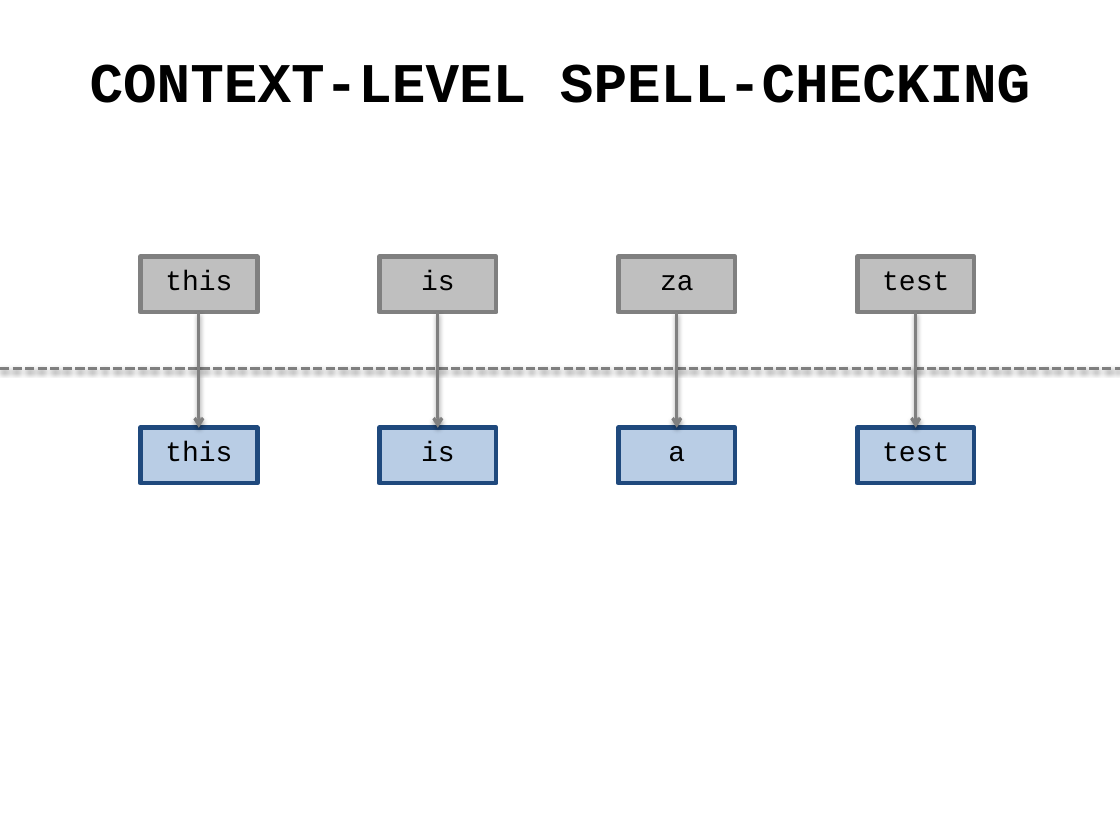
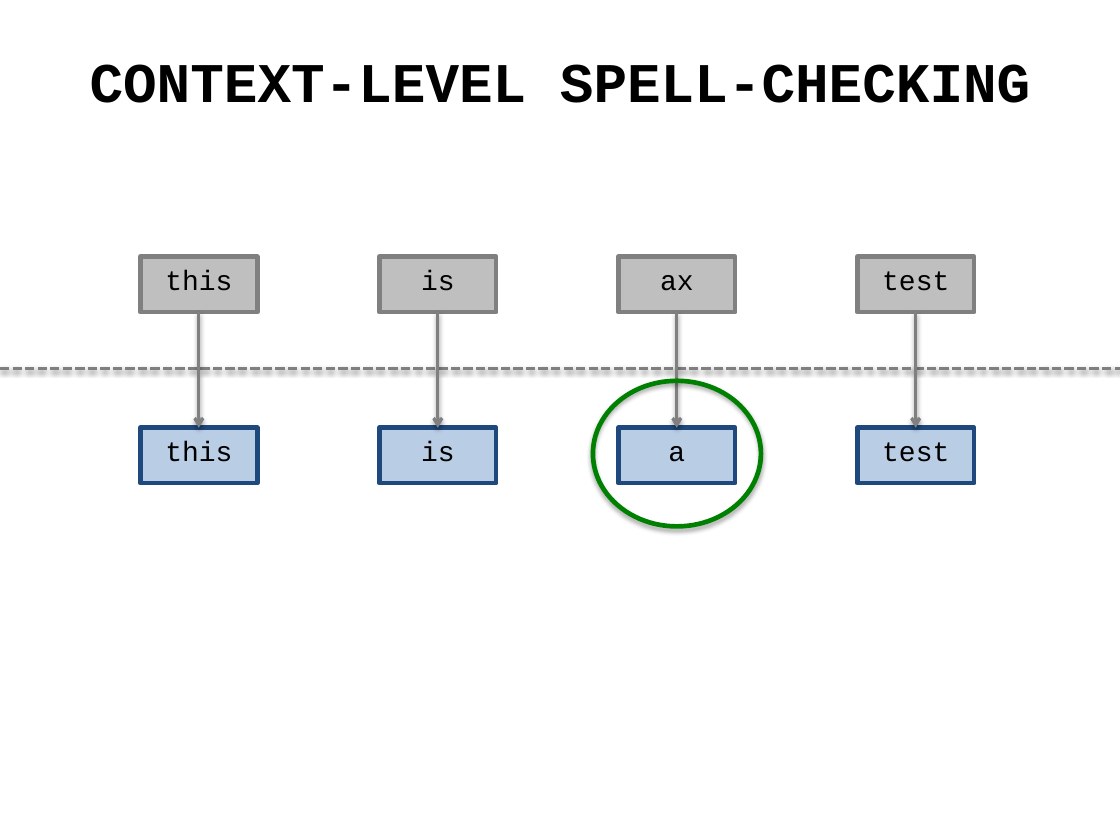
Before and after one commit to andy-wagner/spark-n-spell, a slide deck: slide 54 of gioia/screencast/screencast.pptx (slide 43 before the commit). Drawn at 1120x840 pixels with LibreOffice and Linux fonts; fonts in the diff are those of the drawing. Boxes give left, top, right and bottom in pixels: in the first picture for what was removed or moved away, otherwise in the second. Text is boxed around its words. In the diff, an @@ line names an element or a change of style, - is before the commit and + after.

```diff
--- a/gioia/screencast/screencast.pptx
+++ b/gioia/screencast/screencast.pptx
@@ text in rectangle at [660,275,694,291]: text changed @@
-za
+ax
@@ ellipse added at [592,381,760,526], outline #008000 3 pt @@
```
Also in this commit, not shown: 39 other slides changed, 13 slides added, 2 slides removed, 11 other files.
